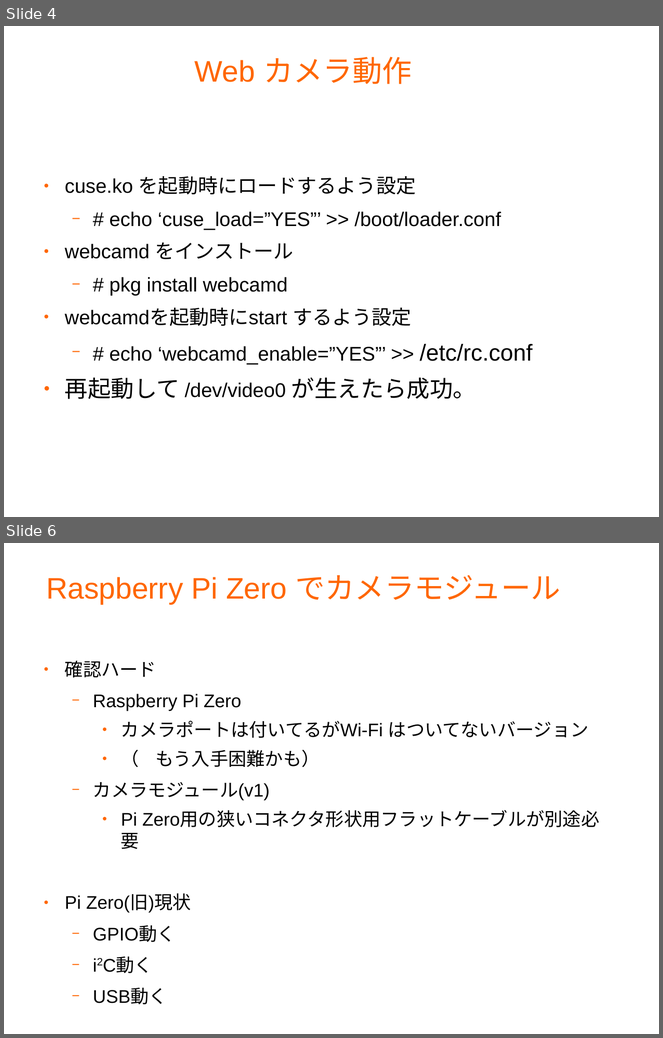
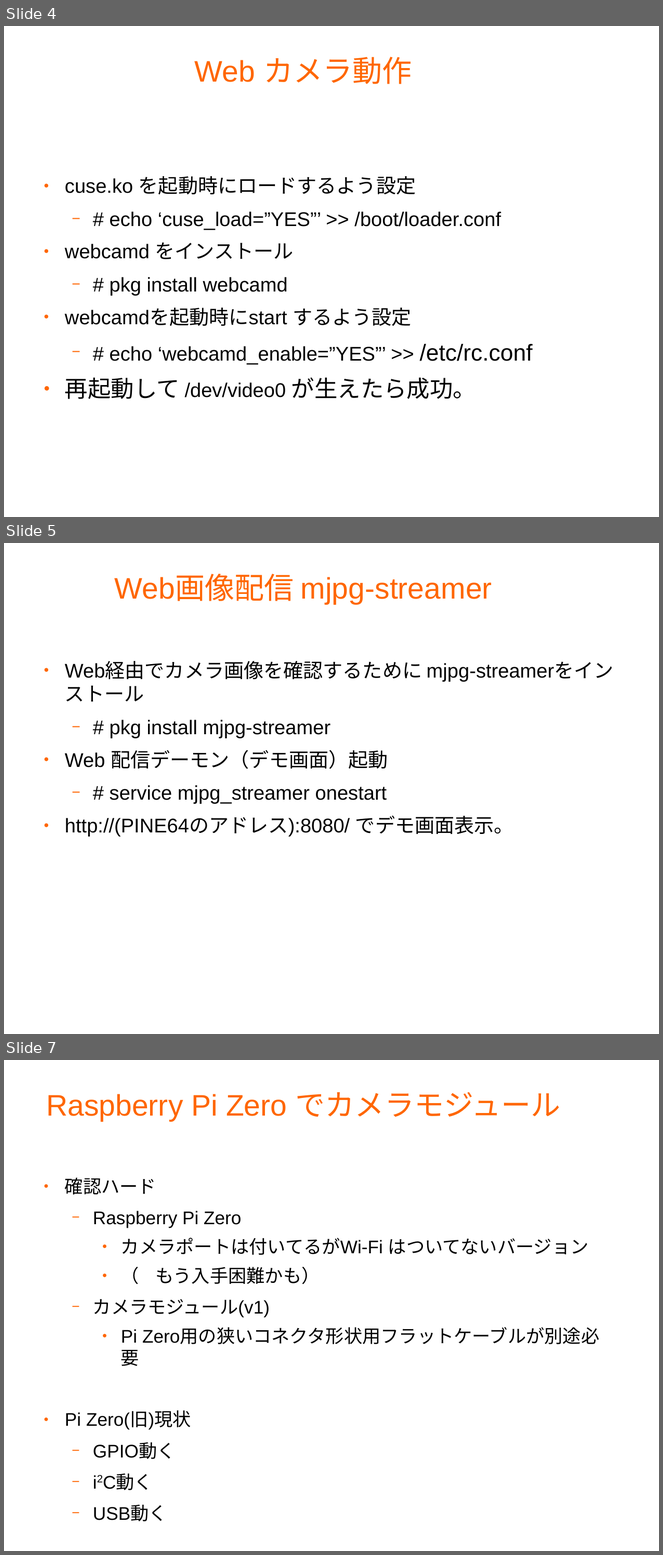
Before and after one commit to s-mitu/RaspberryPi, a slide deck: FreeBSD/Documents/PINE64-pi0-camera-20181026.odp. Shown one above the other, each under a label of ours: slides 4 and 6 before the commit, slides 4, 5 and 7 after it; the slides between them are not shown. The pictures are 663x1038 and 663x1555 pixels, drawn with LibreOffice and Linux fonts; fonts in the diff are those of the drawing; background and template pictures are left out. Boxes give left, top, right and bottom in pixels: in the first picture for what was removed or moved away, otherwise in the second. Text is boxed around its words. In the diff, an @@ line names an element or a change of style, - is before the commit and + after.

```diff
--- a/FreeBSD/Documents/PINE64-pi0-camera-20181026.odp
+++ b/FreeBSD/Documents/PINE64-pi0-camera-20181026.odp
@@ slide 5 added at bbox=[4, 543, 659, 1034], background #FFFFFF @@
@@ title added at bbox=[115, 575, 492, 604], 36 pt, text #FF6600 @@
+Web画像配信 mjpg-streamer
@@ text added at bbox=[65, 662, 614, 837], 24 pt, text #000000 @@
+● Web経由でカメラ画像を確認するために mjpg-streamerをインストール
+  − # pkg install mjpg-streamer
+● Web 配信デーモン（デモ画面）起動
+  − # service mjpg_streamer onestart
+● http://(PINE64のアドレス):8080/ でデモ画面表示。
@@ what was slide 6 is now slide 7 @@
```
Also in this commit, not shown: 2 slides changed, 1 other slide added.
